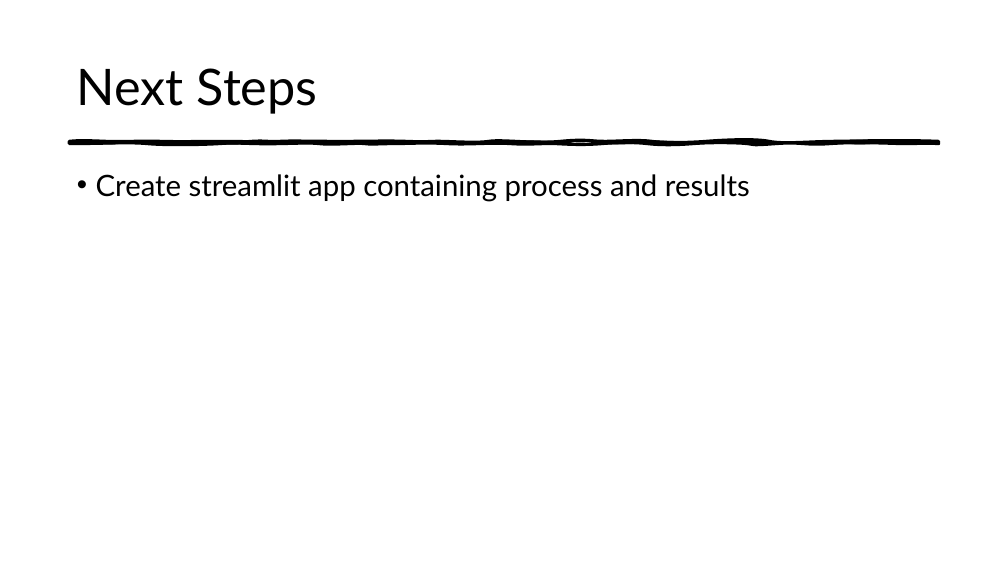
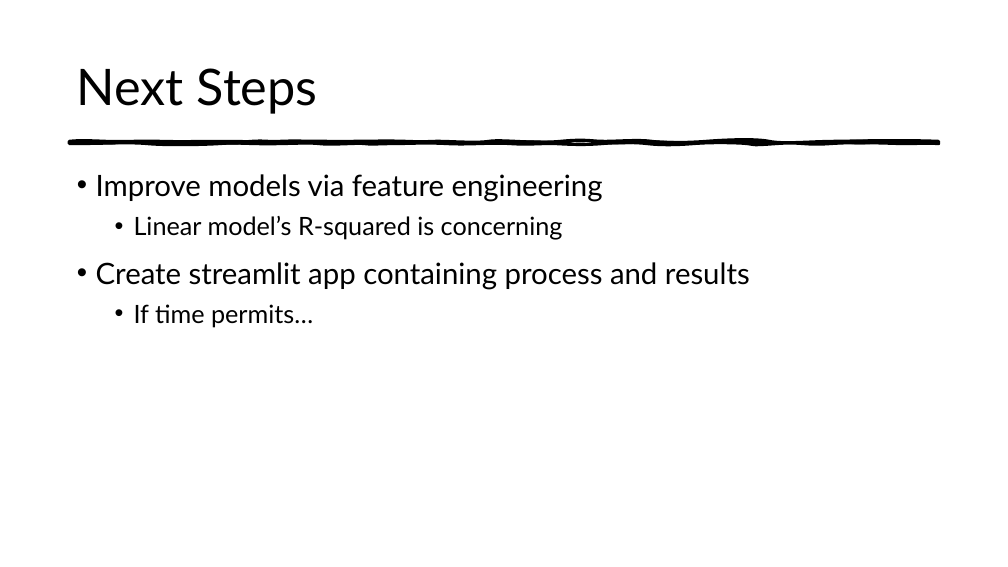
Before and after one commit to mdominguez2010/Loan-Loss, a slide deck: slide 9 of presentation/mvp .pptx (slide 8 before the commit). Drawn at 1008x567 pixels with LibreOffice and Linux fonts; fonts in the diff are those of the drawing. Boxes give left, top, right and bottom in pixels: in the first picture for what was removed or moved away, otherwise in the second. Text is boxed around its words. In the diff, an @@ line names an element or a change of style, - is before the commit and + after.

```diff
--- a/presentation/mvp .pptx
+++ b/presentation/mvp .pptx
@@ text at [96,174,603,240]: paragraphs added @@
+• Improve models via feature engineering
+  • Linear model’s R-squared is concerning
@@ text at [134,304,313,327]: paragraph added @@
+  • If time permits…
```
Also in this commit, not shown: 7 other slides changed, 2 slides added, 1 slide removed, 1 other file.
